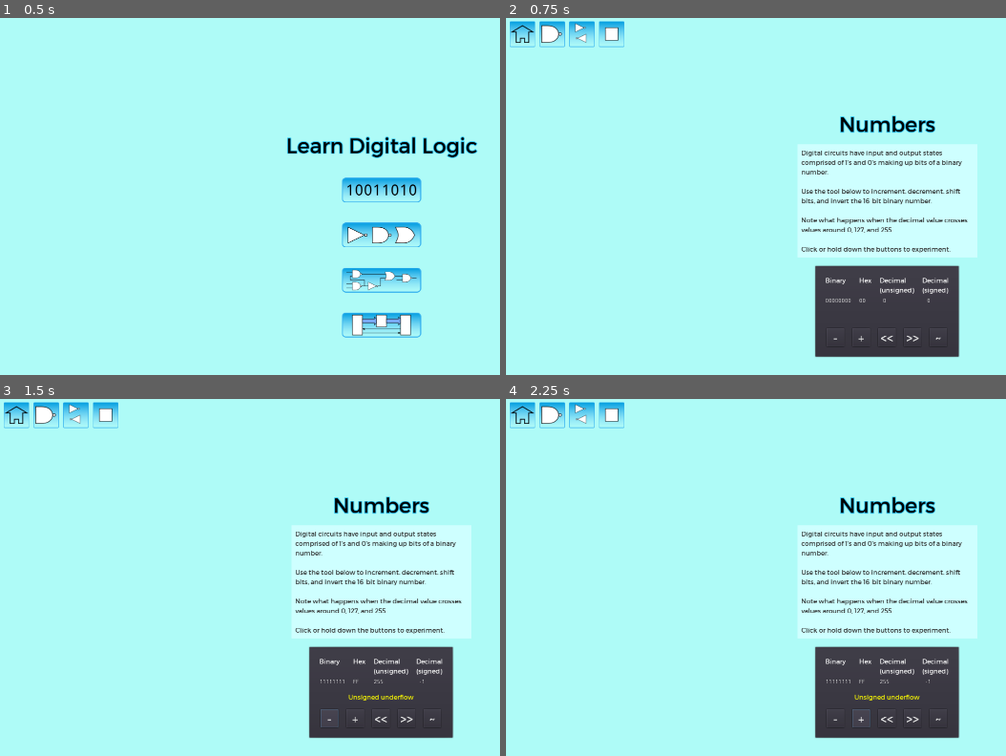
Above: before the commit, frames 1-4 (two rows, left to right).
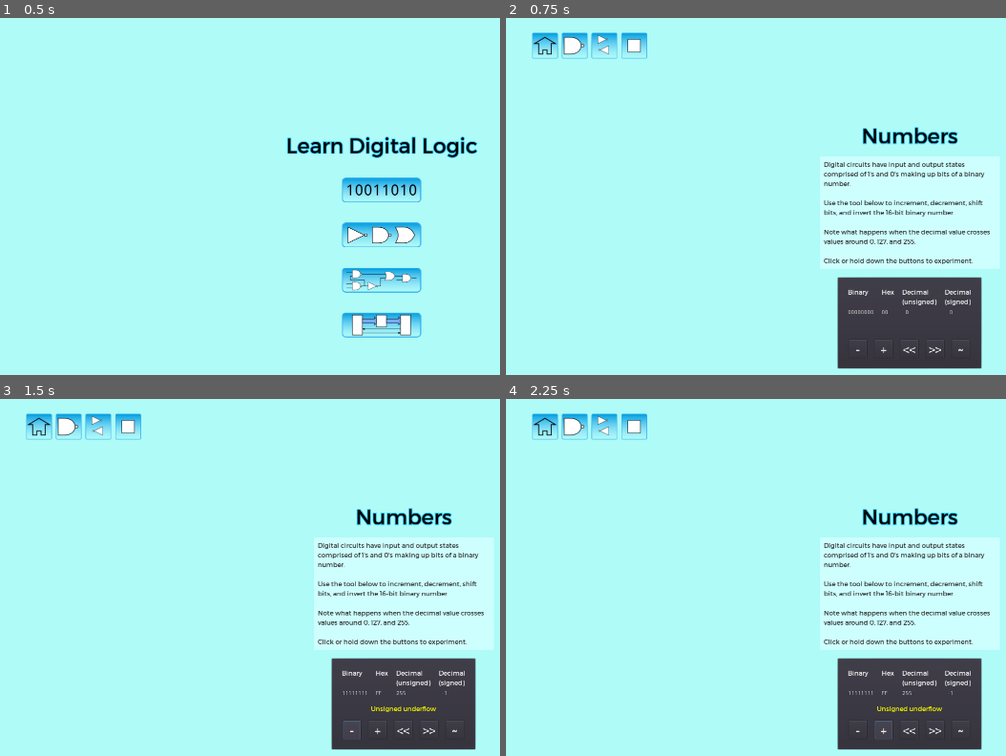
Above: after the commit, the same moments.

Repository: andrew-wilkes/digital-logic
Game: Godot game, scene res://Main.tscn
The game is run twice, just before and just after one commit, with the same random seed, the same clock (stepped at 60 frames per second) and the same inputs.
Inputs (mouse positions are in pixels of both pictures, inside the frame that each line leads up to):
- Up to frame 1 (0.5 s): no input
- Up to frame 2 (0.75 s): click (886, 189) at 0.5 s
- Up to frame 3 (1.5 s): click "-" at 1.25 s
- Up to frame 4 (2.25 s): click "+" at 2 s

Frame 1 is identical in both runs. In frame 2, 15% of the frame differs, in the area x 0-99%, y 0-99%; in frame 3, 15%; in frame 4, 15%.

Commit message:
Update position values

Diff:
--- a/game/Numbers.tscn
+++ b/game/Numbers.tscn
@@ -11,10 +11,10 @@
 [node name="Numbers" type="Container"]
 anchor_right = 1.0
 anchor_bottom = 1.0
-margin_left = -1.0
-margin_top = -2.0
-margin_right = -1.0
-margin_bottom = -2.0
+margin_left = 54.5186
+margin_top = 27.2202
+margin_right = 54.5186
+margin_bottom = 27.2202
 script = ExtResource( 1 )
 __meta__ = {
 "_edit_use_anchors_": false
